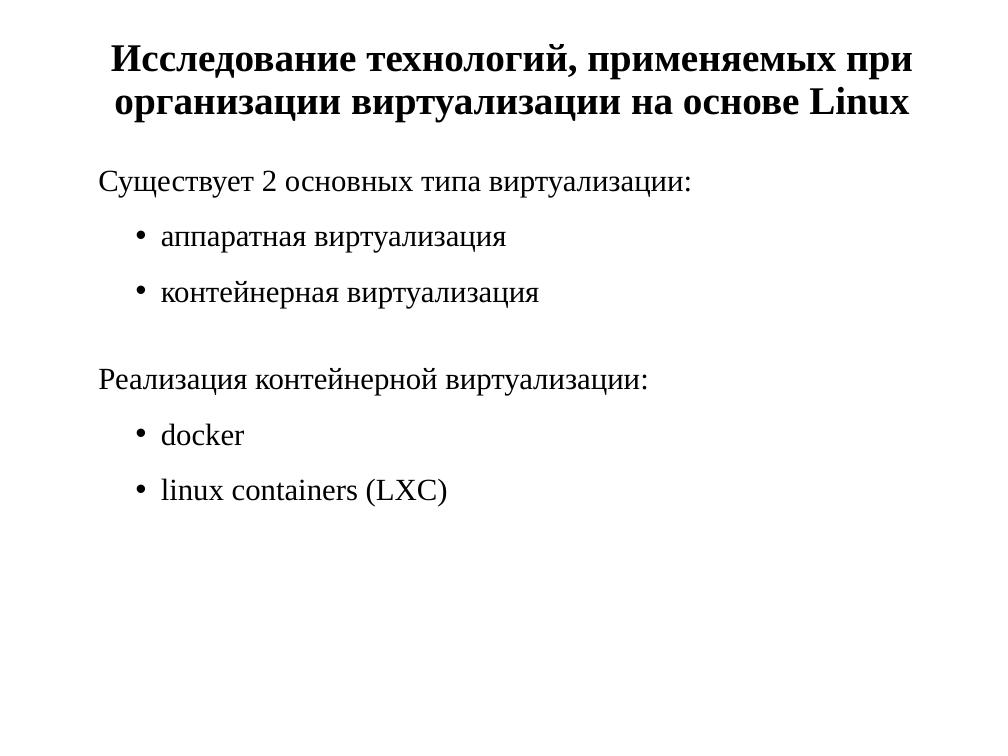
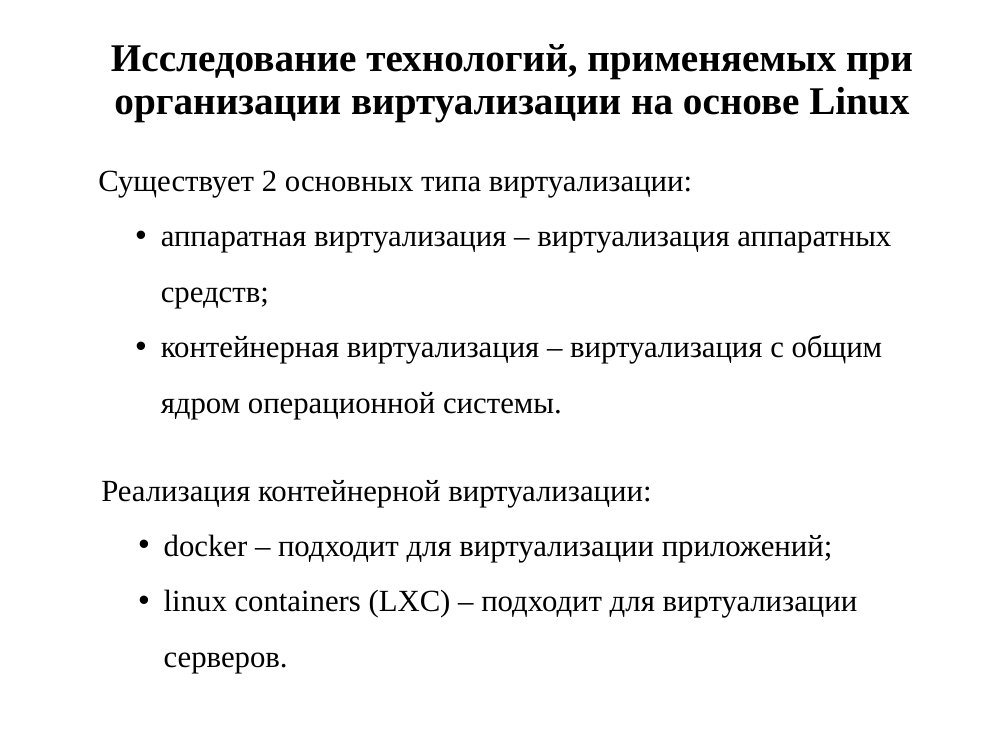
Before and after one commit to Ivashkka/diplom, a slide deck: slide 6 of Diplom_Rakov.pptx. Drawn at 1008x756 pixels with LibreOffice and Linux fonts; fonts in the diff are those of the drawing. Boxes give left, top, right and bottom in pixels: in the first picture for what was removed or moved away, otherwise in the second. Text is boxed around its words. In the diff, an @@ line names an element or a change of style, - is before the commit and + after.

```diff
--- a/Diplom_Rakov.pptx
+++ b/Diplom_Rakov.pptx
@@ text at <box>161,231,891,419</box>: text changed @@
-• аппаратная виртуализация
-• контейнерная виртуализация
+• аппаратная виртуализация – виртуализация аппаратных средств;
+• контейнерная виртуализация – виртуализация с общим ядром операционной системы.
@@ text "Реализация контейнерной виртуализации:": place and size @@
-text "Реализация контейнерной виртуализации:" at <box>98,368,648,506</box>
+text "Реализация контейнерной виртуализации:" at <box>101,480,858,673</box>
@@ text at <box>164,534,858,673</box>: text changed @@
-• docker
-• linux containers (LXC)
+• docker – подходит для виртуализации приложений;
+• linux containers (LXC) – подходит для виртуализации серверов.
```
Also in this commit, not shown: 20 other slides changed, 8 slides removed.
